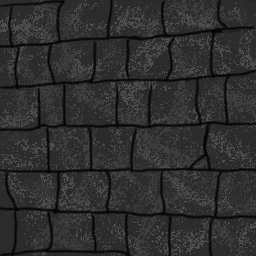
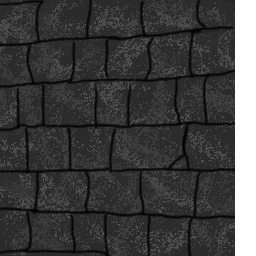
Two versions of the same layered image (256px x 256px). Layer-by-layer changes:
painted on "Layer 3" over [0, 0, 256, 256]
removed layer "theactualone" over [0, 0, 256, 256]
removed layer "Layer 0" over [0, 0, 256, 256]
